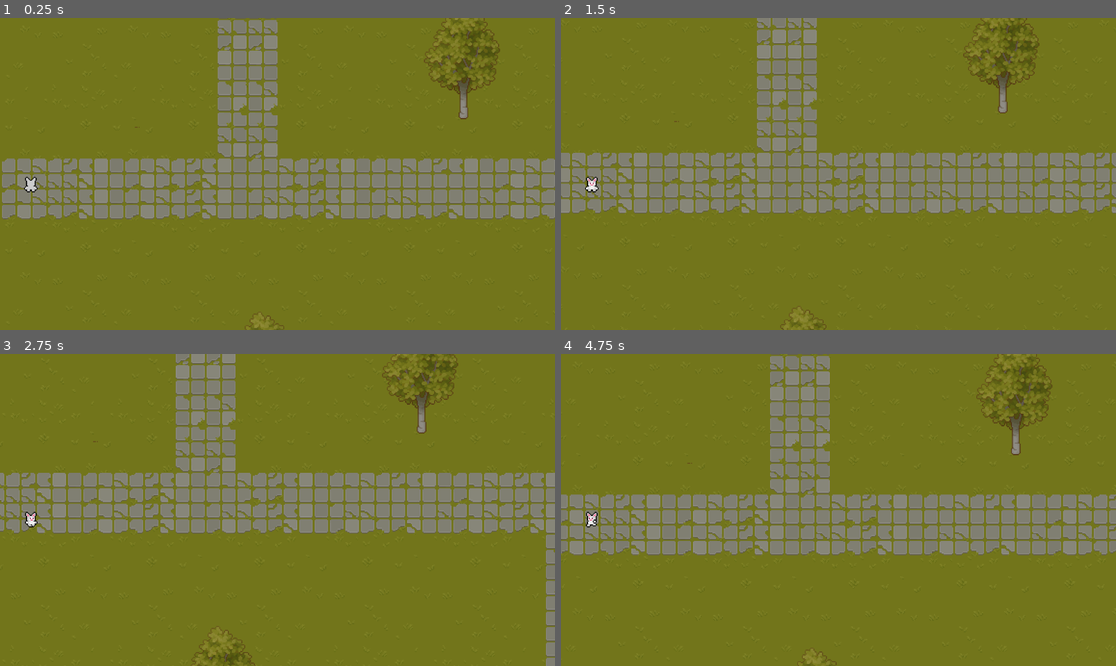
Above: before the commit, frames 1-4 (two rows, left to right).
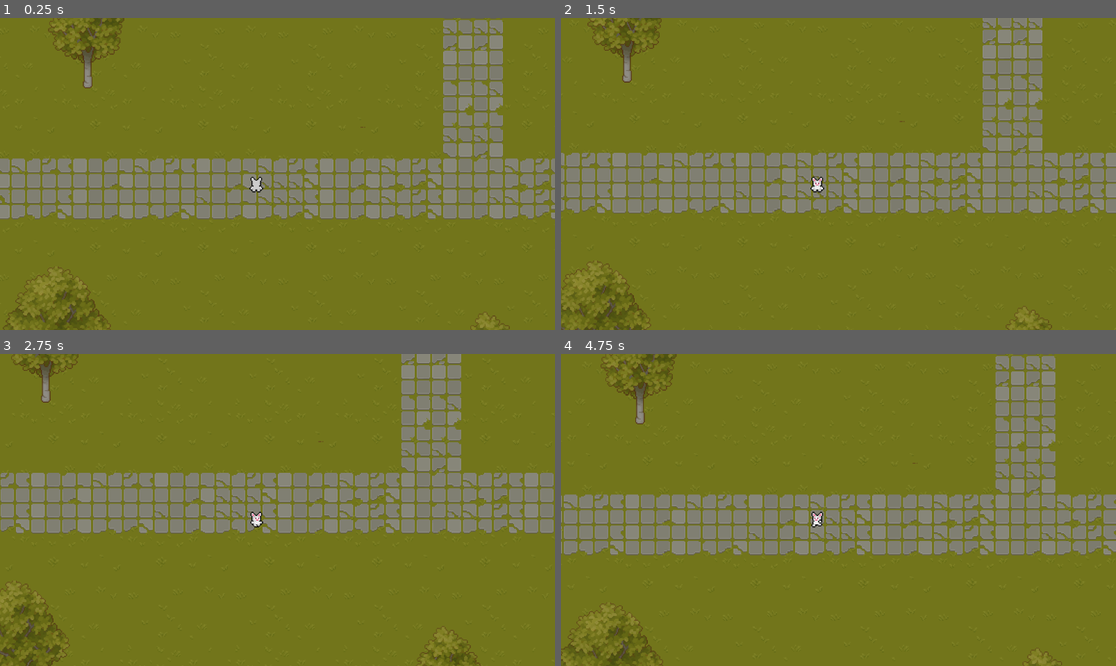
Above: after the commit, the same moments.

Repository: anywherecreative/gotdot-solo
Game: Godot game, scene res://main.tscn
The game is run twice, just before and just after one commit, with the same random seed, the same clock (stepped at 60 frames per second) and the same inputs.
Inputs:
- Up to frame 1 (0.25 s): no input
- Up to frame 2 (1.5 s): tap Enter at 0.5 s; hold Right 0.53-1.28 s; hold Space 0.53-1.28 s; hold Down from 1.28 s (still down); tap Space at 1.35 s
- Up to frame 3 (2.75 s): tap Space at 1.52, 1.82 s; release Down at 2.03 s; hold Right from 2.03 s (still down); hold Space from 2.03 s (still down)
- Up to frame 4 (4.75 s): release Right at 2.78 s; release Space at 2.78 s; hold Up 2.78-3.53 s; tap Space at 2.85, 3.02, 3.32, 4.35, 4.52 s; hold Space 3.53-4.28 s; hold Left from 3.53 s (still down)

The runs differ from the first frame. In frame 1, 17% of the frame differs, in the area x 0-100%, y 0-100%; in frame 2, 17%; in frame 3, 16%; in frame 4, 17%.

Commit message:
add attack animation

Diff:
--- a/Scripts/Character.gd
+++ b/Scripts/Character.gd
@@ -1,25 +1,42 @@
 extends CharacterBody2D
 
 @export var move_speed : float = 30.0
+var current_direction : String = "right"
+var is_looping : bool = true
 
 @onready var _animated_sprite = $AnimatedSprite2D
 
 func _physics_process(delta):
+	#using an elif structure to avoid diagonals
 	if Input.is_key_pressed(KEY_LEFT) || Input.is_key_pressed(KEY_A):
+		is_looping = true
 		_animated_sprite.play("walk_left")
+		current_direction = "left"
 		global_position.x -= move_speed * delta
 
 	elif Input.is_key_pressed(KEY_RIGHT) || Input.is_key_pressed(KEY_D):
+		is_looping = true
 		_animated_sprite.play("walk_right")
+		current_direction = "right"
 		global_position.x += move_speed * delta
 
 	elif Input.is_key_pressed(KEY_DOWN) || Input.is_key_pressed(KEY_S):
+		is_looping = true
 		_animated_sprite.play("walk_down")
+		current_direction = "down"
 		global_position.y += move_speed * delta
 
 	elif Input.is_key_pressed(KEY_UP) || Input.is_key_pressed(KEY_W):
+		is_looping = true
 		_animated_sprite.play("walk_up")
+		current_direction = "up"
 		global_position.y -= move_speed * delta
 
+	#attack
+	elif Input.is_key_pressed(KEY_SPACE):
+		is_looping = false
+		_animated_sprite.play(str("attack_",current_direction))
+
 	else:
-		_animated_sprite.stop()
+		if is_looping:
+			_animated_sprite.stop()
--- a/main.tscn
+++ b/main.tscn
@@ -1,9 +1,10 @@
-[gd_scene load_steps=27 format=3 uid="uid://cj747jxqhj6rg"]
+[gd_scene load_steps=52 format=3 uid="uid://cj747jxqhj6rg"]
 
 [ext_resource type="Texture2D" uid="uid://bbfadog2exprm" path="res://Sprites/Tiles/tiles_grass.png" id="1_w2vl2"]
 [ext_resource type="Texture2D" uid="uid://bo507glb0k343" path="res://Sprites/Tiles/tiles_plants.png" id="2_g3n7k"]
 [ext_resource type="Script" path="res://Scripts/Character.gd" id="3_bgnv0"]
 [ext_resource type="Texture2D" uid="uid://bbvl5ftxtguud" path="res://Sprites/Tiles/Bunny/s5-2-bunnny-Sheet - walk.png" id="3_p81ku"]
+[ext_resource type="Texture2D" uid="uid://6uclmrmk1jho" path="res://Sprites/Tiles/Bunny/s5-2-bunnny-Sheet - attack.png" id="4_b3283"]
 
 [sub_resource type="TileSetAtlasSource" id="TileSetAtlasSource_mw3oy"]
 texture = ExtResource("1_w2vl2")
@@ -517,6 +518,102 @@
 
 [sub_resource type="RectangleShape2D" id="RectangleShape2D_fpde4"]
 
+[sub_resource type="AtlasTexture" id="AtlasTexture_7kkw4"]
+atlas = ExtResource("4_b3283")
+region = Rect2(0, 64, 32, 32)
+
+[sub_resource type="AtlasTexture" id="AtlasTexture_cnp0o"]
+atlas = ExtResource("4_b3283")
+region = Rect2(32, 64, 32, 32)
+
+[sub_resource type="AtlasTexture" id="AtlasTexture_edhvn"]
+atlas = ExtResource("4_b3283")
+region = Rect2(64, 64, 32, 32)
+
+[sub_resource type="AtlasTexture" id="AtlasTexture_87obk"]
+atlas = ExtResource("4_b3283")
+region = Rect2(96, 64, 32, 32)
+
+[sub_resource type="AtlasTexture" id="AtlasTexture_mmcmj"]
+atlas = ExtResource("4_b3283")
+region = Rect2(128, 64, 32, 32)
+
+[sub_resource type="AtlasTexture" id="AtlasTexture_a5jjy"]
+atlas = ExtResource("4_b3283")
+region = Rect2(0, 64, 32, 32)
+
+[sub_resource type="AtlasTexture" id="AtlasTexture_q5gt8"]
+atlas = ExtResource("4_b3283")
+region = Rect2(0, 0, 32, 32)
+
+[sub_resource type="AtlasTexture" id="AtlasTexture_u2fkf"]
+atlas = ExtResource("4_b3283")
+region = Rect2(32, 0, 32, 32)
+
+[sub_resource type="AtlasTexture" id="AtlasTexture_faaxx"]
+atlas = ExtResource("4_b3283")
+region = Rect2(64, 0, 32, 32)
+
+[sub_resource type="AtlasTexture" id="AtlasTexture_fb6uk"]
+atlas = ExtResource("4_b3283")
+region = Rect2(96, 0, 32, 32)
+
+[sub_resource type="AtlasTexture" id="AtlasTexture_0e6da"]
+atlas = ExtResource("4_b3283")
+region = Rect2(128, 0, 32, 32)
+
+[sub_resource type="AtlasTexture" id="AtlasTexture_pfhdm"]
+atlas = ExtResource("4_b3283")
+region = Rect2(0, 0, 32, 32)
+
+[sub_resource type="AtlasTexture" id="AtlasTexture_ome41"]
+atlas = ExtResource("4_b3283")
+region = Rect2(0, 32, 32, 32)
+
+[sub_resource type="AtlasTexture" id="AtlasTexture_ptr3n"]
+atlas = ExtResource("4_b3283")
+region = Rect2(32, 32, 32, 32)
+
+[sub_resource type="AtlasTexture" id="AtlasTexture_6ua5k"]
+atlas = ExtResource("4_b3283")
+region = Rect2(64, 32, 32, 32)
+
+[sub_resource type="AtlasTexture" id="AtlasTexture_6oqnq"]
+atlas = ExtResource("4_b3283")
+region = Rect2(96, 32, 32, 32)
+
+[sub_resource type="AtlasTexture" id="AtlasTexture_qcr1p"]
+atlas = ExtResource("4_b3283")
+region = Rect2(128, 32, 32, 32)
+
+[sub_resource type="AtlasTexture" id="AtlasTexture_n15ds"]
+atlas = ExtResource("4_b3283")
+region = Rect2(0, 32, 32, 32)
+
+[sub_resource type="AtlasTexture" id="AtlasTexture_ty2ba"]
+atlas = ExtResource("4_b3283")
+region = Rect2(0, 96, 32, 32)
+
+[sub_resource type="AtlasTexture" id="AtlasTexture_vbb11"]
+atlas = ExtResource("4_b3283")
+region = Rect2(32, 96, 32, 32)
+
+[sub_resource type="AtlasTexture" id="AtlasTexture_ngb0i"]
+atlas = ExtResource("4_b3283")
+region = Rect2(64, 96, 32, 32)
+
+[sub_resource type="AtlasTexture" id="AtlasTexture_ih7uh"]
+atlas = ExtResource("4_b3283")
+region = Rect2(96, 96, 32, 32)
+
+[sub_resource type="AtlasTexture" id="AtlasTexture_qhjmc"]
+atlas = ExtResource("4_b3283")
+region = Rect2(128, 96, 32, 32)
+
+[sub_resource type="AtlasTexture" id="AtlasTexture_0rj3p"]
+atlas = ExtResource("4_b3283")
+region = Rect2(0, 96, 32, 32)
+
 [sub_resource type="AtlasTexture" id="AtlasTexture_agx7b"]
 atlas = ExtResource("3_p81ku")
 region = Rect2(0, 64, 32, 32)
@@ -583,6 +680,98 @@
 
 [sub_resource type="SpriteFrames" id="SpriteFrames_jic72"]
 animations = [{
+"frames": [{
+"duration": 1.0,
+"texture": SubResource("AtlasTexture_7kkw4")
+}, {
+"duration": 1.0,
+"texture": SubResource("AtlasTexture_cnp0o")
+}, {
+"duration": 1.0,
+"texture": SubResource("AtlasTexture_edhvn")
+}, {
+"duration": 1.0,
+"texture": SubResource("AtlasTexture_87obk")
+}, {
+"duration": 1.0,
+"texture": SubResource("AtlasTexture_mmcmj")
+}, {
+"duration": 1.0,
+"texture": SubResource("AtlasTexture_a5jjy")
+}],
+"loop": false,
+"name": &"attack_down",
+"speed": 5.0
+}, {
+"frames": [{
+"duration": 1.0,
+"texture": SubResource("AtlasTexture_q5gt8")
+}, {
+"duration": 1.0,
+"texture": SubResource("AtlasTexture_u2fkf")
+}, {
+"duration": 1.0,
+"texture": SubResource("AtlasTexture_faaxx")
+}, {
+"duration": 1.0,
+"texture": SubResource("AtlasTexture_fb6uk")
+}, {
+"duration": 1.0,
+"texture": SubResource("AtlasTexture_0e6da")
+}, {
+"duration": 1.0,
+"texture": SubResource("AtlasTexture_pfhdm")
+}],
+"loop": false,
+"name": &"attack_left",
+"speed": 5.0
+}, {
+"frames": [{
+"duration": 1.0,
+"texture": SubResource("AtlasTexture_ome41")
+}, {
+"duration": 1.0,
+"texture": SubResource("AtlasTexture_ptr3n")
+}, {
+"duration": 1.0,
+"texture": SubResource("AtlasTexture_6ua5k")
+}, {
+"duration": 1.0,
+"texture": SubResource("AtlasTexture_6oqnq")
+}, {
+"duration": 1.0,
+"texture": SubResource("AtlasTexture_qcr1p")
+}, {
+"duration": 1.0,
+"texture": SubResource("AtlasTexture_n15ds")
+}],
+"loop": false,
+"name": &"attack_right",
+"speed": 5.0
+}, {
+"frames": [{
+"duration": 1.0,
+"texture": SubResource("AtlasTexture_ty2ba")
+}, {
+"duration": 1.0,
+"texture": SubResource("AtlasTexture_vbb11")
+}, {
+"duration": 1.0,
+"texture": SubResource("AtlasTexture_ngb0i")
+}, {
+"duration": 1.0,
+"texture": SubResource("AtlasTexture_ih7uh")
+}, {
+"duration": 1.0,
+"texture": SubResource("AtlasTexture_qhjmc")
+}, {
+"duration": 1.0,
+"texture": SubResource("AtlasTexture_0rj3p")
+}],
+"loop": false,
+"name": &"attack_up",
+"speed": 5.0
+}, {
 "frames": [{
 "duration": 1.0,
 "texture": SubResource("AtlasTexture_agx7b")
@@ -673,8 +862,9 @@
 
 [node name="AnimatedSprite2D" type="AnimatedSprite2D" parent="Character"]
 sprite_frames = SubResource("SpriteFrames_jic72")
-animation = &"walk_up"
+animation = &"attack_up"
 
 [node name="Camera2D" type="Camera2D" parent="Character"]
-position = Vector2(256, -11)
+position = Vector2(257, -11)
+offset = Vector2(-235, 0)
 zoom = Vector2(2, 2)
